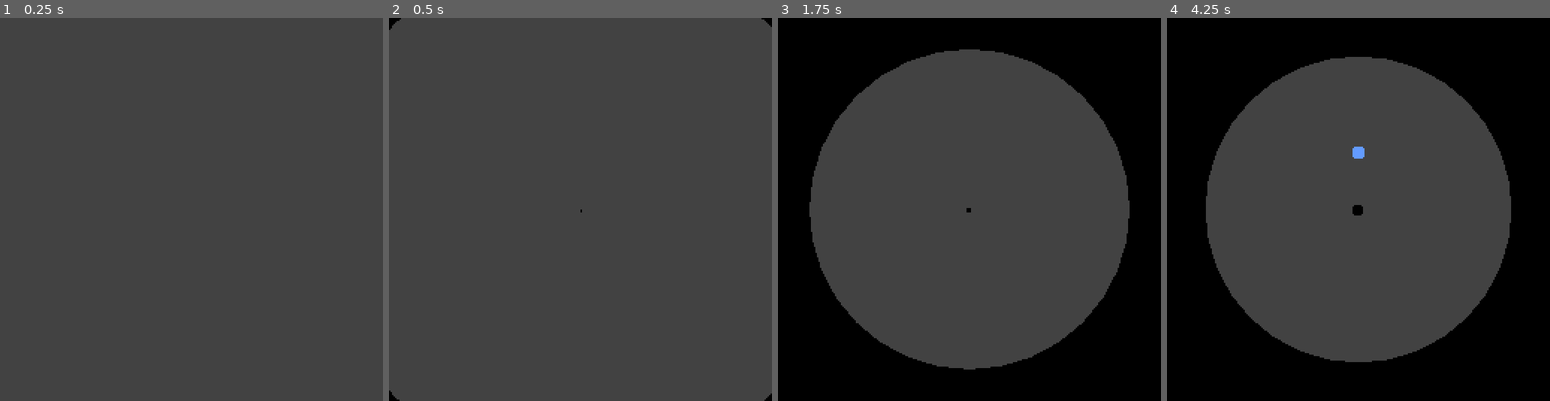
Above: before the commit, frames 1-4 (left to right).
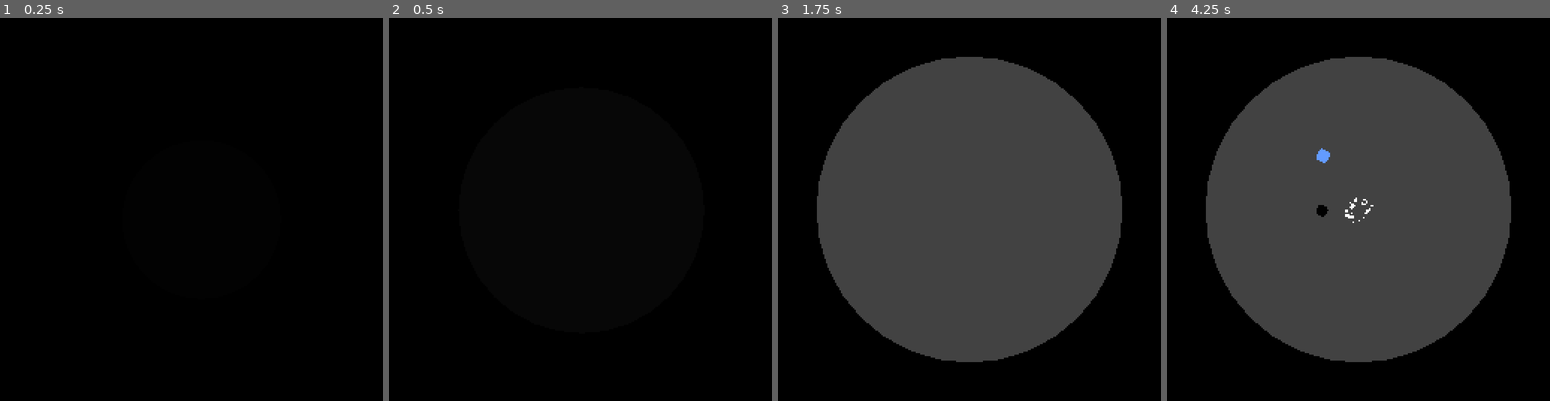
Above: after the commit, the same moments.

Repository: Ayabee527/silly-bullet-jump
Game: Godot game, scene res://main/main.tscn
The game is run twice, just before and just after one commit, with the same random seed, the same clock (stepped at 60 frames per second) and the same inputs.
Inputs (mouse positions are in pixels of both pictures, inside the frame that each line leads up to):
- Up to frame 1 (0.25 s): no input
- Up to frame 2 (0.5 s): no input
- Up to frame 3 (1.75 s): tap Enter at 0.5 s; move the mouse to (1053, 190) at 0.52 s; hold D (move_right) 0.53-1.25 s; tap Space (jump, bound only after the commit) at 0.6, 0.77, 1.07 s; click (1053, 190) at 0.67 s; drag from (892, 228) to (950, 286) at 1.27 s
- Up to frame 4 (4.25 s): move the mouse to (1396, 125) at 2.02 s; hold D (move_right) 2.03-2.75 s; tap Delete at 2.1 s; click (1396, 125) at 2.17 s; tap Space (jump, bound only after the commit) at 2.3, 3.77, 3.8, 4.07 s; drag from (1339, 286) to (1243, 152) at 2.77 s; move the mouse to (1473, 266) at 3.52 s; hold A (move_left) from 3.53 s (still down); tap Enter at 3.6 s; click (1473, 266) at 3.67 s

The runs differ from the first frame. In frame 1, 100% of the frame differs, in the area x 0-100%, y 0-100%; in frame 2, 100%; in frame 3, 4.7%; in frame 4, 0.4%.

Commit message:
player basic movement

Diff:
--- a/game/components/height_sprite/height_sprite.gd
+++ b/game/components/height_sprite/height_sprite.gd
@@ -1,5 +1,7 @@
 class_name HeightSprite
 extends Sprite2D
+
+signal ground_hit()
 
 @export var height: float = 0.0
 @export var bounce: float = 0.0
@@ -15,6 +17,7 @@
 	offset = Vector2(0, -height).rotated(-global_rotation)
 
 	if height < 1.0 and not is_zero_approx(speed):
+		ground_hit.emit()
 		speed *= -bounce
 		height = max(0.0, height)
 
@@ -41,8 +44,6 @@
 		if jump_time_to_peak <= 0.0:
 			jump_gravity = fall_gravity
 
-	prints(jump_velocity, jump_gravity, fall_gravity)
-
 	if jump_velocity != 0.0:
 		speed = jump_velocity
 	else:
--- a/game/main/arena/arena.gd
+++ b/game/main/arena/arena.gd
@@ -5,18 +5,22 @@
 signal resize_finished(radius: float)
 
 @export var color: Color = Color(0.259, 0.259, 0.259)
-@export var radius: float = 256.0:
+@export var radius: float = 0.0:
 	set = set_radius
 
 @export_group("Inner Dependencies")
 @export var shape: Polygon2D
 @export var collision: CollisionShape2D
 
-var last_radius: float = 256.0
+var last_radius: float = 0.0
 var detail: int = 32
 
 func _ready() -> void:
-	shape.color = color
+	var tween = create_tween()
+	tween.tween_property(
+		shape, "color",
+		color, 1.5
+	).from(Color(0.0, 0.0, 0.0, 0.0))
 	update_arena(radius)
 
 func generate() -> void:
@@ -27,7 +31,7 @@
 	resize_started.emit(radius)
 	var tween = create_tween().set_ease(Tween.EASE_OUT).set_trans(Tween.TRANS_QUART)
 	tween.tween_method(
-		update_arena, last_radius, radius, 3.0
+		update_arena, last_radius, radius, 1.5
 	)
 	last_radius = radius
 	await tween.finished
--- a/game/player/player.gd
+++ b/game/player/player.gd
@@ -1,10 +1,28 @@
 class_name Player
 extends CharacterBody2D
+
+signal spawned()
+
+@export var move_speed: float = 128.0
+@export var jump_height: float = 32.0
+@export var jump_time_to_peak: float = 0.25
+@export var jump_time_to_fall: float = 0.25
 
 @export_group("Inner Dependencies")
 @export var sprite: HeightSprite
 @export var shadow: Shadow
+@export var land_particles: GPUParticles2D
 
 func _ready() -> void:
-	#await get_tree().create_timer(1.0).timeout
-	sprite.jump(256.0, 0.0, 1.0)
+	pass
+
+func _physics_process(delta: float) -> void:
+	var look_transform = global_transform.looking_at(get_global_mouse_position())
+	global_transform = global_transform.interpolate_with(
+		look_transform, delta * 10.0
+	)
+
+	move_and_slide()
+
+func get_move_vector() -> Vector2:
+	return Input.get_vector("move_left", "move_right", "move_up", "move_down")
--- a/game/player/player.tscn
+++ b/game/player/player.tscn
@@ -1,14 +1,68 @@
-[gd_scene load_steps=5 format=3 uid="uid://r8gin7txfwsn"]
+[gd_scene load_steps=14 format=3 uid="uid://r8gin7txfwsn"]
 
 [ext_resource type="Script" path="res://player/player.gd" id="1_7agls"]
 [ext_resource type="PackedScene" uid="uid://b0h3spmyp72xm" path="res://components/shadow/shadow.tscn" id="1_grdmo"]
 [ext_resource type="PackedScene" uid="uid://ck7giesvc1amw" path="res://components/height_sprite/height_sprite.tscn" id="2_f80gu"]
+[ext_resource type="Script" path="res://components/states/state_machine.gd" id="2_jpy1m"]
 [ext_resource type="Texture2D" uid="uid://dbbp338ckjwna" path="res://assets/textures/player.png" id="2_uwysf"]
+[ext_resource type="Script" path="res://player/states/idle.gd" id="3_pwi1t"]
+[ext_resource type="Script" path="res://player/states/spawn.gd" id="3_seomj"]
+[ext_resource type="Script" path="res://player/states/move.gd" id="4_jqmpt"]
+[ext_resource type="Script" path="res://player/states/jump.gd" id="5_456ib"]
+[ext_resource type="Texture2D" uid="uid://bjxxn4vcj88r2" path="res://assets/textures/circle.png" id="9_00173"]
 
-[node name="Player" type="CharacterBody2D" node_paths=PackedStringArray("sprite", "shadow")]
+[sub_resource type="Curve" id="Curve_w76bd"]
+_data = [Vector2(0, 1), 0.0, 0.0, 0, 0, Vector2(1, 0), 0.0, 0.0, 0, 0]
+point_count = 2
+
+[sub_resource type="CurveTexture" id="CurveTexture_l7ej8"]
+curve = SubResource("Curve_w76bd")
+
+[sub_resource type="ParticleProcessMaterial" id="ParticleProcessMaterial_ln1he"]
+lifetime_randomness = 0.5
+particle_flag_disable_z = true
+angle_min = 1.07288e-05
+angle_max = 360.0
+spread = 180.0
+flatness = 1.0
+initial_velocity_min = 24.0
+initial_velocity_max = 48.0
+angular_velocity_min = -720.0
+angular_velocity_max = 720.0
+gravity = Vector3(0, 0, 0)
+linear_accel_min = 150.0
+linear_accel_max = 150.0
+damping_min = 200.0
+damping_max = 200.0
+scale_min = 0.1
+scale_max = 0.2
+scale_curve = SubResource("CurveTexture_l7ej8")
+
+[node name="Player" type="CharacterBody2D" node_paths=PackedStringArray("sprite", "shadow", "land_particles")]
 script = ExtResource("1_7agls")
 sprite = NodePath("HeightSprite")
 shadow = NodePath("Shadow")
+land_particles = NodePath("Land")
+
+[node name="StateMachine" type="Node" parent="." node_paths=PackedStringArray("initial_state")]
+script = ExtResource("2_jpy1m")
+initial_state = NodePath("Spawn")
+
+[node name="Spawn" type="Node" parent="StateMachine"]
+script = ExtResource("3_seomj")
+
+[node name="Idle" type="Node" parent="StateMachine"]
+script = ExtResource("3_pwi1t")
+
+[node name="Move" type="Node" parent="StateMachine"]
+script = ExtResource("4_jqmpt")
+
+[node name="Jump" type="Node" parent="StateMachine" node_paths=PackedStringArray("land_timer")]
+script = ExtResource("5_456ib")
+land_timer = NodePath("LandTimer")
+
+[node name="LandTimer" type="Timer" parent="StateMachine/Jump"]
+one_shot = true
 
 [node name="CollisionShape2D" type="CollisionShape2D" parent="."]
 
@@ -19,6 +73,17 @@
 shadow_offset = Vector2(-1, 1)
 max_height = 256.0
 
+[node name="Land" type="GPUParticles2D" parent="."]
+emitting = false
+amount = 25
+process_material = SubResource("ParticleProcessMaterial_ln1he")
+texture = ExtResource("9_00173")
+one_shot = true
+explosiveness = 1.0
+randomness = 1.0
+
 [node name="HeightSprite" parent="." instance=ExtResource("2_f80gu")]
 texture = ExtResource("2_uwysf")
-bounce = 0.75
+bounce = 0.25
+
+[connection signal="timeout" from="StateMachine/Jump/LandTimer" to="StateMachine/Jump" method="_on_land_timer_timeout"]
--- /dev/null
+++ b/game/player/states/idle.gd
@@ -0,0 +1,12 @@
+extends PlayerState
+
+func enter(_msg:={}) -> void:
+	player.velocity = Vector2.ZERO
+
+func physics_update(delta: float) -> void:
+	var move_vector = player.get_move_vector()
+	if move_vector.length() > 0.0:
+		state_machine.transition_to("Move")
+
+	if Input.is_action_just_pressed("jump"):
+		state_machine.transition_to("Jump")
--- /dev/null
+++ b/game/player/states/jump.gd
@@ -0,0 +1,21 @@
+extends PlayerState
+
+@export var land_timer: Timer
+
+func enter(_msg:={}) -> void:
+	player.sprite.jump(
+		player.jump_height, player.jump_time_to_peak, player.jump_time_to_fall
+	)
+
+	land_timer.start(player.jump_time_to_peak + player.jump_time_to_fall)
+
+func physics_update(delta: float) -> void:
+	var move_vector = player.get_move_vector()
+	player.velocity = move_vector * player.move_speed
+
+func _on_land_timer_timeout() -> void:
+	player.land_particles.restart()
+	if player.get_move_vector().length() > 0.0:
+		state_machine.transition_to("Move")
+	else:
+		state_machine.transition_to("Idle")
--- /dev/null
+++ b/game/player/states/move.gd
@@ -0,0 +1,12 @@
+extends PlayerState
+
+func physics_update(delta: float) -> void:
+	var move_vector = player.get_move_vector()
+
+	player.velocity = move_vector * player.move_speed
+
+	if move_vector.length() <= 0.0:
+		state_machine.transition_to("Idle")
+
+	if Input.is_action_just_pressed("jump"):
+		state_machine.transition_to("Jump")
--- /dev/null
+++ b/game/player/states/player_state.gd
@@ -0,0 +1,9 @@
+class_name PlayerState
+extends State
+
+var player: Player
+
+func _ready() -> void:
+	await owner.ready
+	player = owner as Player
+	assert(player != null)
--- /dev/null
+++ b/game/player/states/spawn.gd
@@ -0,0 +1,15 @@
+extends PlayerState
+
+func enter(_msg:={}) -> void:
+	player.hide()
+	await get_tree().create_timer(3.0, false).timeout
+
+	player.sprite.jump(256.0, 0.0, 1.0)
+	await get_tree().process_frame
+	player.show()
+
+	await player.sprite.ground_hit
+
+	player.land_particles.restart()
+	player.spawned.emit()
+	state_machine.transition_to("Idle")
--- a/game/project.godot
+++ b/game/project.godot
@@ -69,6 +69,11 @@
 "events": [Object(InputEventKey,"resource_local_to_scene":false,"resource_name":"","device":-1,"window_id":0,"alt_press …(194 unchanged characters)…
 ]
 }
+jump={
+"deadzone": 0.5,
+"events": [Object(InputEventKey,"resource_local_to_scene":false,"resource_name":"","device":-1,"window_id":0,"alt_pressed":false,"shift_pressed":false,"ctrl_pressed":false,"meta_pressed":false,"pressed":false,"keycode":0,"physical_keycode":32,"key_label":0,"unicode":32,"location":0,"echo":false,"script":null)
+]
+}
 
 [layer_names]
 
Binary file added: game/assets/textures/circle.png
Not shown, added: game/assets/textures/circle.png.import
Not shown, changed: game/kanban_tasks_data.kanban
